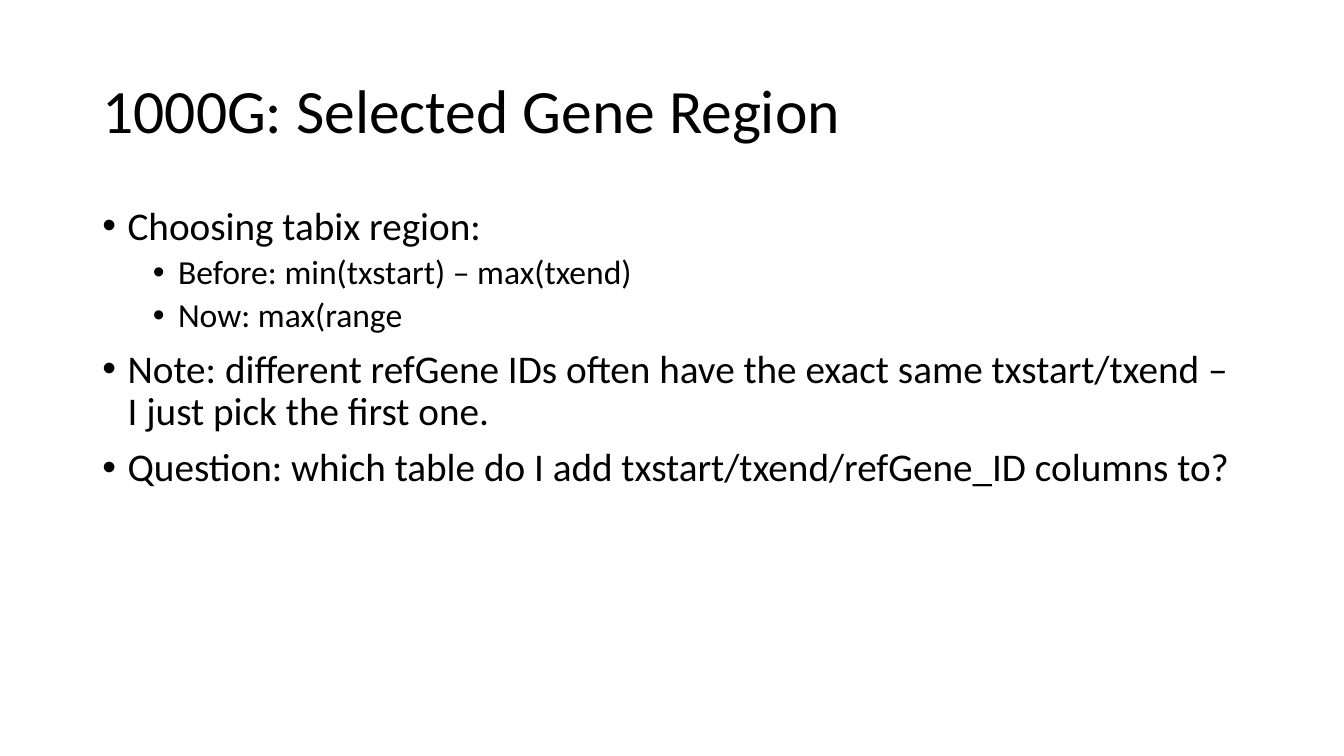
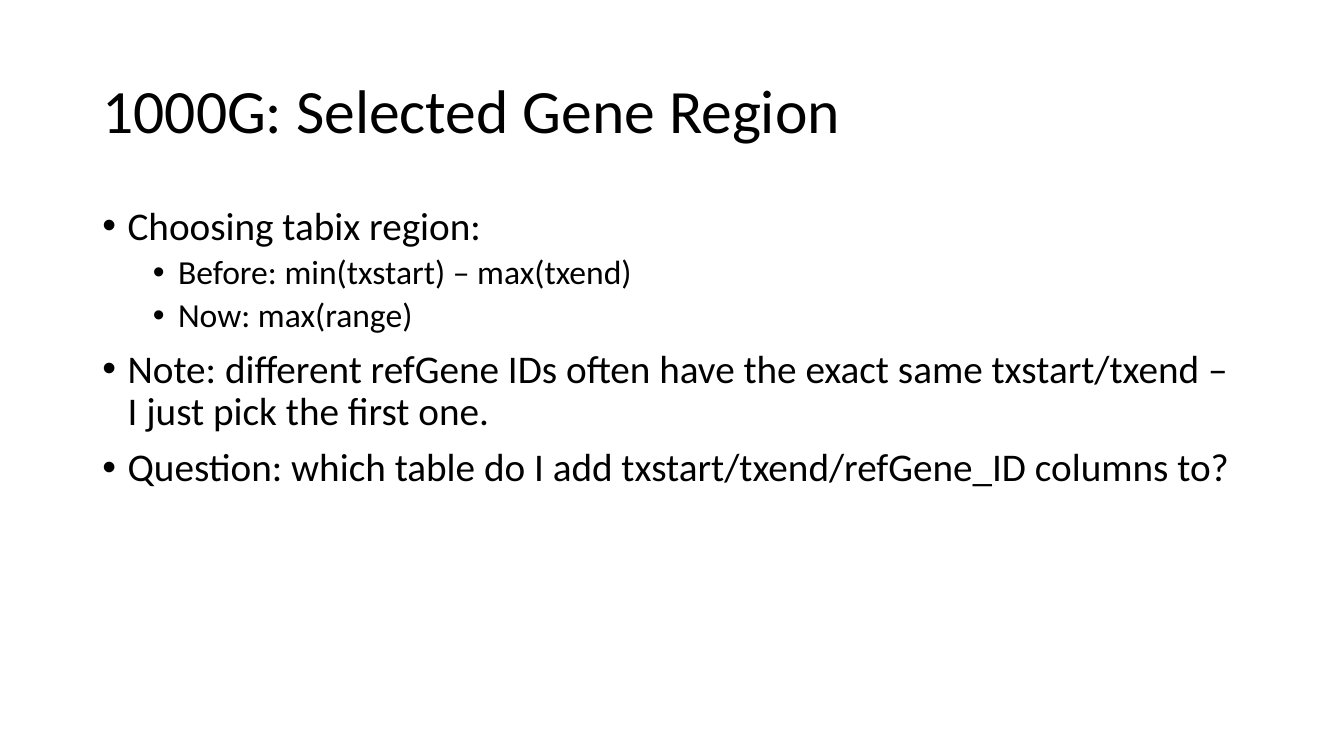
Before and after one commit to dfan/HST-2016, a slide deck: slide 3 of week_5/Presentation_week_5.2.pptx. Drawn at 1344x756 pixels with LibreOffice and Linux fonts; fonts in the diff are those of the drawing. Boxes give left, top, right and bottom in pixels: in the first picture for what was removed or moved away, otherwise in the second. Text is boxed around its words. In the diff, an @@ line names an element or a change of style, - is before the commit and + after.

```diff
--- a/week_5/Presentation_week_5.2.pptx
+++ b/week_5/Presentation_week_5.2.pptx
@@ text at (178,302,413,333): text changed @@
-  • Now: max(range
+  • Now: max(range)
```
Also in this commit, not shown: 2 other slides changed, 5 other files.
